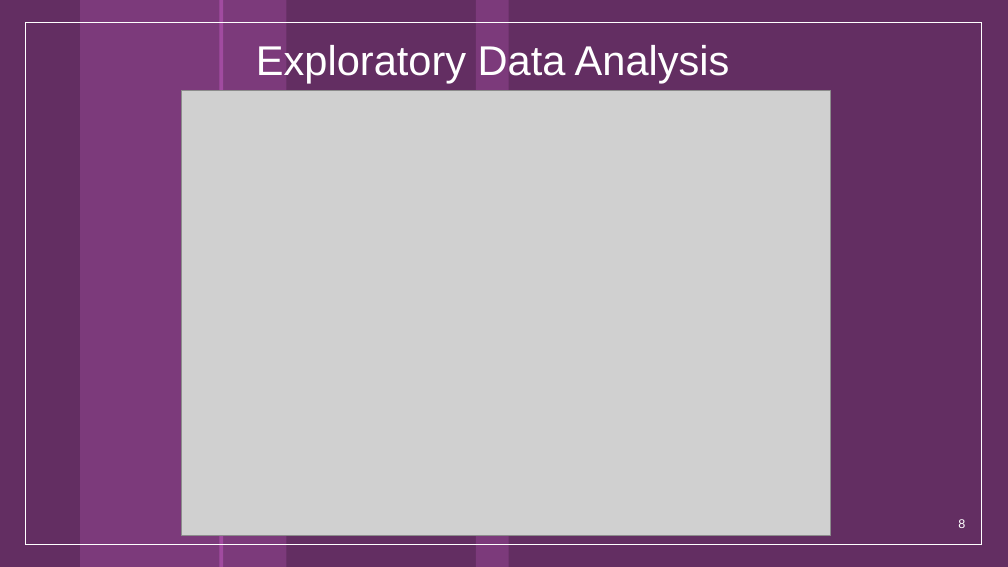
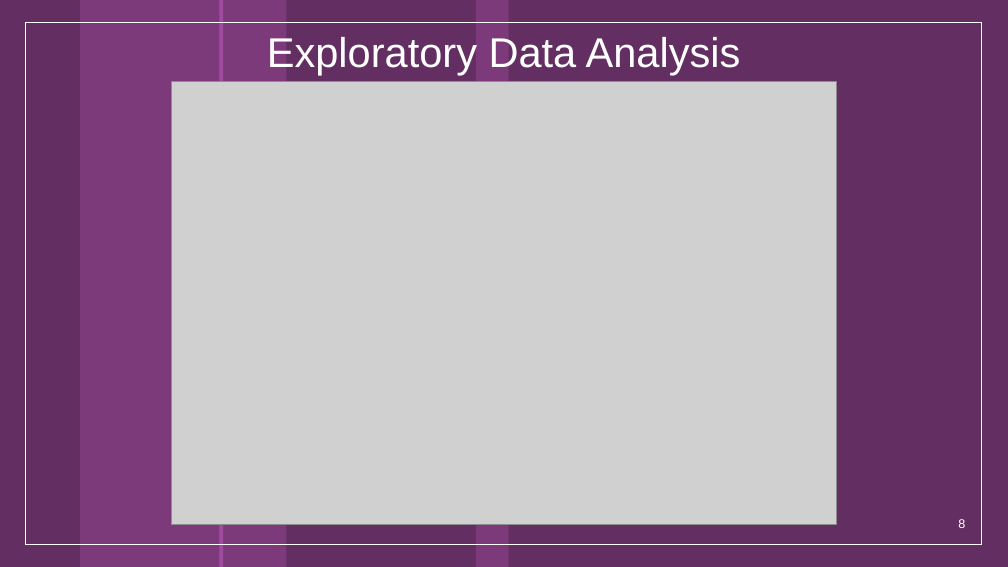
Before and after one commit to ivarunmalhotra/Top-Insta-Influencers-Analysis, a slide deck: slide 8 of TopInstagramAnalysis_ProjectReport.pptx. Drawn at 1008x567 pixels with LibreOffice and Linux fonts; fonts in the diff are those of the drawing; grey boxes stand for pictures; background and template pictures are left out. Boxes give left, top, right and bottom in pixels: in the first picture for what was removed or moved away, otherwise in the second. Text is boxed around its words. In the diff, an @@ line names an element or a change of style, - is before the commit and + after.

```diff
--- a/TopInstagramAnalysis_ProjectReport.pptx
+++ b/TopInstagramAnalysis_ProjectReport.pptx
@@ title "Exploratory Data Analysis": place and size @@
-title "Exploratory Data Analysis" at (256, 45, 730, 83)
+title "Exploratory Data Analysis" at (267, 37, 741, 75)
@@ title "Exploratory Data Analysis" at (267, 37, 741, 75): alignment left to centre @@
@@ picture: place and size @@
-picture at (181, 91, 830, 536)
+picture at (171, 82, 836, 525)
```
Also in this commit, not shown: 6 other slides changed, 1 other file.
